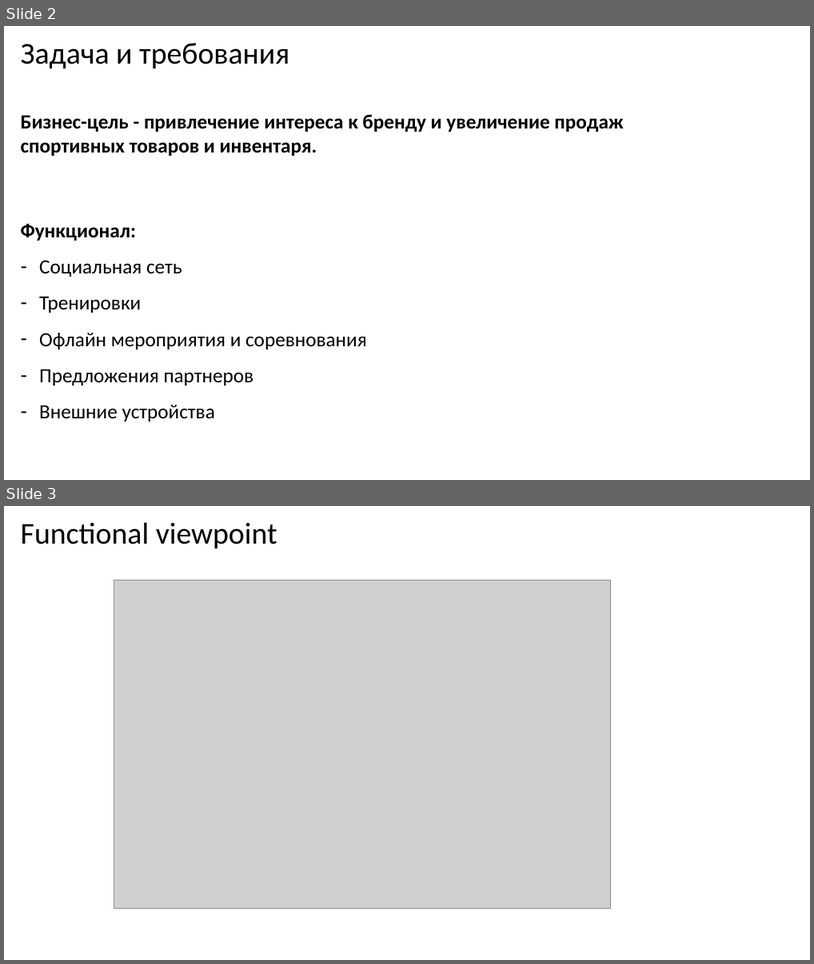
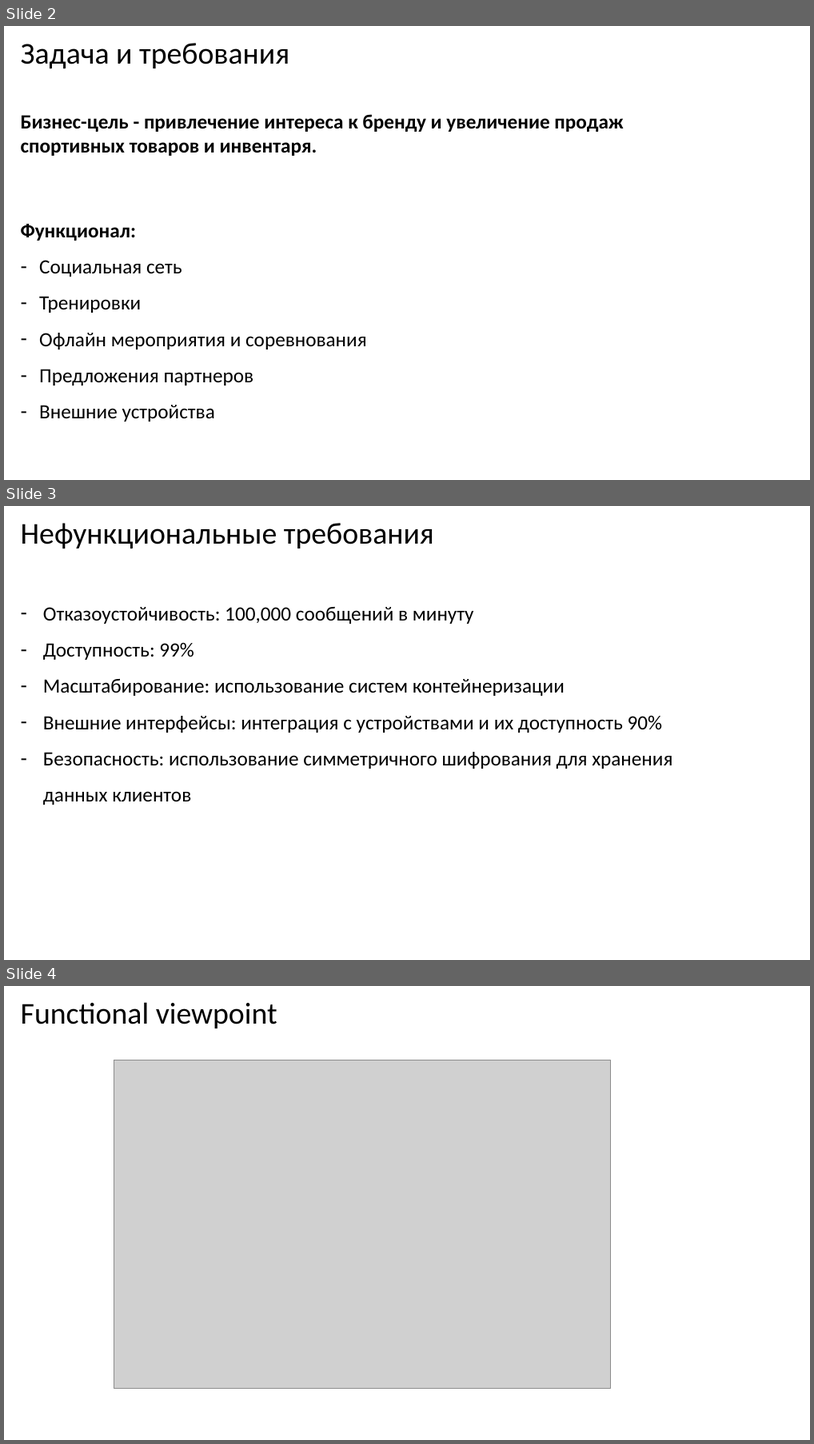
Before and after one commit to Mirovan/skillbox_arch_course, a slide deck: diplom.pptx. Shown one above the other, each under a label of ours: slides 2 and 3 before the commit, slides 2, 3 and 4 after it. The pictures are 814x964 and 814x1444 pixels, drawn with LibreOffice and Linux fonts; fonts in the diff are those of the drawing; grey boxes stand for pictures. Boxes give left, top, right and bottom in pixels: in the first picture for what was removed or moved away, otherwise in the second. Text is boxed around its words. In the diff, an @@ line names an element or a change of style, - is before the commit and + after.

Commit message:
update presentation

```diff
--- a/diplom.pptx
+++ b/diplom.pptx
@@ slide 3 added at [4, 506, 810, 960], background #FFFFFF @@
@@ title added at [21, 523, 434, 549], 36 pt, text #000000 @@
+Нефункциональные требования
@@ text added at [43, 607, 673, 804], 24 pt, text #000000 @@
+– Отказоустойчивость: 100,000 сообщений в минуту
+– Доступность: 99%
+– Масштабирование: использование систем контейнеризации
+– Внешние интерфейсы: интеграция с устройствами и их доступность 90%
+– Безопасность: использование симметричного шифрования для хранения данных клиентов
@@ what was slide 3 is now slide 4 @@
```
Also in this commit, not shown: 1 other slide added.
